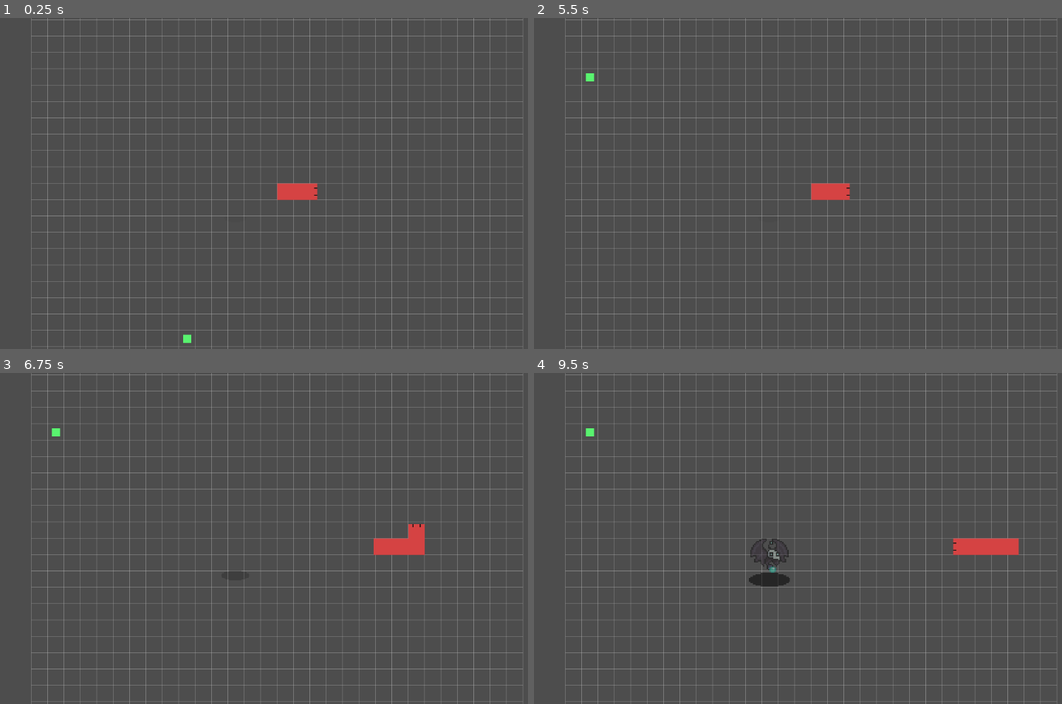
Above: before the commit, frames 1-4 (two rows, left to right).
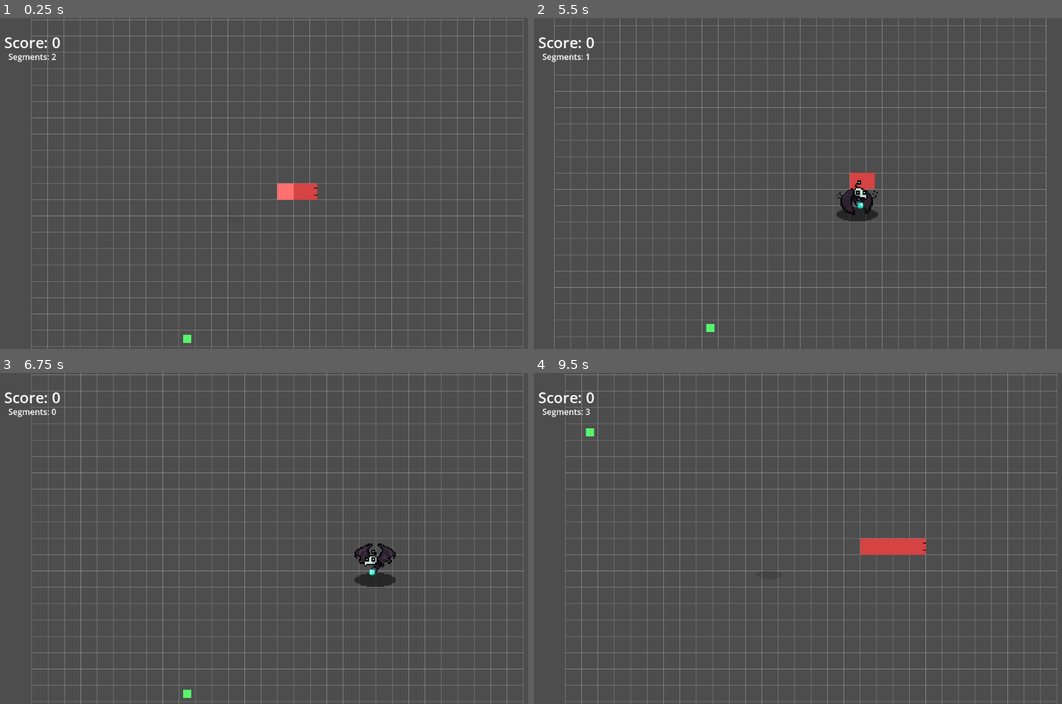
Above: after the commit, the same moments.

Repository: Morogox/Snakes2
Game: Godot game, scene res://Scenes/main.tscn
Two runs of this game, one before a commit and one after it. Both use one fixed random seed, a clock stepped at 60 frames per second and the inputs below.
Inputs:
- Up to frame 1 (0.25 s): no input
- Up to frame 2 (5.5 s): tap Enter at 0.5 s; hold D (ui_right) 0.53-1.28 s; hold S (ui_down) 1.28-2.03 s; hold D (ui_right) 2.03-2.78 s; hold W (ui_up) 2.78-3.53 s; hold A (ui_left) 3.53-5.03 s; hold S (ui_down) from 5.03 s (still down)
- Up to frame 3 (6.75 s): release S (ui_down) at 5.78 s; hold D (ui_right) 5.78-6.53 s; hold W (ui_up) from 6.53 s (still down)
- Up to frame 4 (9.5 s): release W (ui_up) at 7.28 s; hold D (ui_right) 7.28-8.03 s; hold S (ui_down) 8.03-8.78 s; hold A (ui_left) from 8.78 s (still down)

The runs differ from the first frame. In frame 1, 0.4% of the frame differs, in the area x 0-56%, y 5-56%; in frame 2, 13%, in the area x 0-100%, y 0-100%; in frame 3, 5.9%; in frame 4, 2.0%.

Commit message:
1.15.0.0 | UI labels, proper death

Diff:
--- a/Scenes/enemy1.tscn
+++ b/Scenes/enemy1.tscn
@@ -184,11 +184,10 @@
 script = ExtResource("1_mxdow")
 bullet_scene = ExtResource("2_apx2k")
 
-[node name="Sprite2D" type="Sprite2D" parent="."]
+[node name="shadow" type="Sprite2D" parent="."]
 modulate = Color(1, 1, 1, 0.498039)
 z_index = -1
 position = Vector2(0, 5)
-scale = Vector2(1, 1)
 texture = ExtResource("3_tq1cn")
 
 [node name="AnimatedSprite2D" type="AnimatedSprite2D" parent="."]
--- a/Scenes/main.tscn
+++ b/Scenes/main.tscn
@@ -10,6 +10,7 @@
 [ext_resource type="PackedScene" uid="uid://csqdxlwc033d0" path="res://Scenes/enemy_spawner.tscn" id="6_344ge"]
 [ext_resource type="Script" uid="uid://nmp20eyxrq4q" path="res://Scripts/grid_manager.gd" id="7_6bp64"]
 [ext_resource type="Script" uid="uid://cl3dtkoptk5vl" path="res://Scripts/item_handler.gd" id="8_344ge"]
+[ext_resource type="Script" uid="uid://bbtf3g5ukn7d5" path="res://Scripts/hud.gd" id="11_d1ilt"]
 
 [sub_resource type="RectangleShape2D" id="RectangleShape2D_cjwfd"]
 size = Vector2(31, 31)
@@ -38,6 +39,9 @@
 
 [sub_resource type="WorldBoundaryShape2D" id="WorldBoundaryShape2D_kry3j"]
 distance = -128.0
+
+[sub_resource type="LabelSettings" id="LabelSettings_hptm8"]
+font_size = 29
 
 [node name="main" type="Node2D"]
 script = ExtResource("1_bo1nx")
@@ -91,4 +95,30 @@
 [node name="Camera2D" type="Camera2D" parent="."]
 script = ExtResource("4_jjvhh")
 
+[node name="CanvasLayer" type="CanvasLayer" parent="."]
+
+[node name="HUD" type="Control" parent="CanvasLayer"]
+layout_mode = 3
+anchors_preset = 0
+offset_right = 40.0
+offset_bottom = 40.0
+script = ExtResource("11_d1ilt")
+
+[node name="ScoreLabel" type="Label" parent="CanvasLayer/HUD"]
+layout_mode = 0
+offset_left = 43.0
+offset_top = 28.0
+offset_right = 247.0
+offset_bottom = 68.0
+text = "Score: 0"
+label_settings = SubResource("LabelSettings_hptm8")
+
+[node name="SegmentsLabel" type="Label" parent="CanvasLayer/HUD"]
+layout_mode = 0
+offset_left = 51.0
+offset_top = 64.0
+offset_right = 145.0
+offset_bottom = 87.0
+text = "Segments: 3"
+
 [connection signal="body_entered" from="Handlers/SnakeHead" to="Handlers/SnakeHead" method="_on_body_entered"]
--- /dev/null
+++ b/Scenes/score_popup.tscn
@@ -0,0 +1,11 @@
+[gd_scene load_steps=2 format=3 uid="uid://bkhrs0ma3d7fe"]
+
+[ext_resource type="Script" uid="uid://dsuahm6dq5gdh" path="res://Scripts/score_popup.gd" id="1_6333m"]
+
+[node name="ScorePopup" type="Node2D"]
+script = ExtResource("1_6333m")
+
+[node name="Label" type="Label" parent="."]
+offset_right = 121.0
+offset_bottom = 25.0
+text = "PLACE HOLDER"
--- a/Scripts/enemy_1.gd
+++ b/Scripts/enemy_1.gd
@@ -33,10 +33,10 @@
 
 var friction := 2000 # pixels/sec^2
 
-signal death(points: int)
+signal death(points: int, loc: Vector2)
 signal drop_item_here(type: String, loc: Vector2)
 
-@export var base_score = 100
+@export var base_score = 50
 
 @export var movement = true
 var drop_item := true
@@ -79,6 +79,7 @@
 					if randi_range(1, 20) == 20:  # 5% chance to enter
 						_enter_spam_mode()
 			_change_sprite("shooting")
+			movement = false
 			#_shoot()
 			shoot_delay = randf_range(shoot_delay_base, shoot_delay_base + shoot_delay_variation)
 			shoot_timer = 0.0
@@ -128,7 +129,7 @@
 			collision_mask &= ~(1 << 0)  # remove layer 1 (snake)
 			collision_layer &= ~(1 << 4) # remove layer 5 (enemies)
 			z_index = 0
-			emit_signal("death", base_score)
+			emit_signal("death", base_score, position)
 			_check_drops()
 			await get_tree().create_timer(2).timeout
 			await flash_disappear(4, 0.1)
@@ -211,11 +212,10 @@
 
 func _on_animated_sprite_2d_animation_finished() -> void:
 	if sprite.animation == "shooting":
+		movement = true
 		_change_sprite("default")
 
 
 func _on_frame_changed() -> void:
-	print("FUNCTION CALLED")
 	if sprite.frame == 10 and sprite.animation == "shooting":
-		print("condition called")
 		_shoot()
--- a/Scripts/enemy_handler.gd
+++ b/Scripts/enemy_handler.gd
@@ -29,5 +29,5 @@
 	var amt = randi_range(min_time, max_time)
 	_spawn_enemy(amt, 1)
 
-func _enemy_killed(score: int):
-	emit_signal("enemy_killed", score)
+func _enemy_killed(score: int, loc: Vector2):
+	emit_signal("enemy_killed", score, loc)
--- /dev/null
+++ b/Scripts/hud.gd
@@ -0,0 +1,17 @@
+extends Control
+@onready var score_label = $ScoreLabel
+@onready var segments_label = $SegmentsLabel
+var score: int = 0
+var segments: int = 0
+func _ready():
+	Handler.score_manager.connect("score_changed", set_score)
+	Handler.snake_head.connect("segments_update", set_segments)
+	set_score(0)
+
+func set_score(value: int):
+	score = value
+	score_label.text = "Score: " + str(score)
+
+func set_segments(value: int):
+	segments = value
+	segments_label.text = "Segments: " + str(segments)
--- a/Scripts/item.gd
+++ b/Scripts/item.gd
@@ -6,7 +6,7 @@
 var item_type: String
 var item_key: String
 
-signal destroyed(key: String)
+signal destroyed(key: String, loc : Vector2)
 
 func setup(i_key: String, item_data: Dictionary):
 	item_type = item_data.get("type", "apple")
@@ -21,5 +21,5 @@
 		$Sprite2D.texture = sprite_texture
 
 func destroy():
-	emit_signal("destroyed", item_key)
+	emit_signal("destroyed", item_key, position)
 	queue_free()
--- a/Scripts/item_handler.gd
+++ b/Scripts/item_handler.gd
@@ -1,20 +1,20 @@
 extends Node2D
 
-signal apple_eaten(points: int)
+signal apple_eaten(points: int, loc: Vector2)
 
 var item_map = {
 	"apple_1": {
 		"type": "apple",
 		"value": 1,
 		"sprite": preload("res://Sprites/apple.png"),
-		"points": 100,
+		"points": 10,
 		"respawnable": true
 	},
 	"apple_2": {
 		"type": "apple",
 		"value": 2,
 		"sprite": preload("res://Sprites/apple2.png"),
-		"points": 100,
+		"points": 20,
 		"respawnable": false
 	}
 }
@@ -108,11 +108,11 @@
 	Handler.grid_manager.set_cell(found_cell, 2)
 	item.position = Handler.grid_manager.grid_origin + found_cell * Handler.grid_manager.GRID_SIZE + Handler.grid_manager.CELL_OFFSET
 
-func _item_destroyed(key: String):
+func _item_destroyed(key: String, loc: Vector2):
 	var data = item_map.get(key, null)
 	match data.get("type"):
 		"apple":
-			emit_signal("apple_eaten", data.get("points"))
+			emit_signal("apple_eaten", data.get("points"), loc)
 
 	if data.get("respawnable"):
 		spawn_item_random(key)
--- a/Scripts/score_manager.gd
+++ b/Scripts/score_manager.gd
@@ -1,18 +1,32 @@
 extends Node2D
 var curr_score := 0
+@onready var score_popup_scene = preload("res://Scenes/score_popup.tscn")
+signal score_changed(val : int)
 
 func _ready():
 	Handler.register(name.to_snake_case(), self)
 	Handler.enemy_handler.enemy_killed.connect(_enemy_score)
 	Handler.item_handler.apple_eaten.connect(_apple_score)
 
-func add(amount: int, multiplier: int):
+func add(amount: int, multiplier: int, loc: Vector2):
+	if multiplier <= 0:
+		multiplier = 1
 	amount *= multiplier
 	curr_score += amount
+	spawn_score_label(amount, loc)
 	print("Current Score: ", curr_score)
+	emit_signal("score_changed", curr_score)
 
-func _apple_score(score: int):
-	add(score, 1)
+func _apple_score(score: int, loc: Vector2):
+	add(score, Handler.snake_head.segments.size(), loc)
 
-func _enemy_score(score: int):
-	add(score, Handler.snake_head.segments.size())
+func _enemy_score(score: int, loc: Vector2):
+	add(score, Handler.snake_head.segments.size(),loc)
+
+func spawn_score_label(value: int, pos: Vector2):
+	print(pos)
+	var popup = score_popup_scene.instantiate()
+	popup.position = pos
+	get_tree().get_root().get_node("main").add_child(popup)
+
+	popup.set_text(str(value))
--- /dev/null
+++ b/Scripts/score_popup.gd
@@ -0,0 +1,19 @@
+extends Node2D
+
+@onready var label = get_node("Label")
+func _ready():
+	label.pivot_offset = label.size / 2
+	# Make it fade and float upward, then destroy itself
+	var tween = create_tween()
+	tween.tween_property(self, "position:y", position.y - 20, 1.0).set_trans(Tween.TRANS_SINE)
+	tween.parallel().tween_property(self, "modulate:a", 0.0, 1.0)
+	await tween.finished
+	queue_free()
+
+
+func set_text(value: String):
+	if int(value) >= 1000:
+		label.modulate = Color.YELLOW
+	else:
+		label.modulate = Color.WHITE
+	label.text = value
--- a/Scripts/snake_head.gd
+++ b/Scripts/snake_head.gd
@@ -6,6 +6,7 @@
 
 const SEGMENT_TEXTURE = preload("res://Sprites/snakeSegment.png")
 const SEGMENT_TURN_TEXTURE = preload("res://Sprites/snakeSegmentTest.png")
+const DEATH_TEXTURE = preload("res://Sprites/sSnakeHead_dead.png")
 
 @export var move_delay_default = 0.15  # Squares per frame
 var move_delay = move_delay_default
@@ -62,7 +63,9 @@
 
 var flash_time := 0.05   # how long to show the flash (seconds)
 
-
+var is_dead = false
+
+signal segments_update(count: int)
 func _deferred_rdy():
 	# Set snake to the center of the grid
 	snake_pos = Vector2(floor(Handler.grid_manager.grid_width / 2), floor(Handler.grid_manager.grid_height / 2))
@@ -84,12 +87,15 @@
 
 	_grow(starting_segments)
 
-	Handler.register(name.to_snake_case(), self)
+
 
 func _ready():
 	call_deferred("_deferred_rdy")
+	Handler.register(name.to_snake_case(), self)
 
 func _process(delta):
+	if is_dead:
+		return
 	move_timer += delta
 	move_progress = move_timer/move_delay
 	_handle_input()
@@ -188,11 +194,6 @@
 	var script = load("res://Scripts/snake_segment.gd")
 	seg.set_script(script)
 
-	# Debug: Check what we actually instantiated
-	#print("Segment type: ", seg.get_class())
-	#print("Segment script: ", seg.get_script())
-	#print("Has signal: ", seg.has_signal("segment_destroyed"))
-
 	get_tree().get_root().get_node("main").add_child(seg)
 	seg.add_to_group("Segments")
 
@@ -205,11 +206,14 @@
 	seg.position = tail_pos
 	move_history.append(tail_pos)
 
+	segments[-1]._heal(1, 0.05 * (segments.size() - 1))
+
+	emit_signal("segments_update", segments.size())
 func _remove_tail_segment():
 	var tail_segment = segments[-1]
 
 	var tail_cell = Handler.grid_manager.pixel_to_cell(tail_segment.position)
-	print("Removing segment index: end", "at cell:", tail_cell)
+	#print("Removing segment index: end", "at cell:", tail_cell)
 	Handler.grid_manager.set_cell(tail_cell, 0)
 
 	tail_segment.queue_free()
@@ -227,8 +231,9 @@
 
 func _grow(amount:=1):
 	pending_growth += amount
-	for seg in segments:
-		seg._heal(amount)
+	for idx in range(segments.size()):
+		segments[idx]._heal(1, 0.05 * idx)
+
 
 # Moves the snake one step on the grid.
 # - Updates the move_history to track the head and segments positions.
@@ -335,12 +340,31 @@
 	bullet.damage = damage  # pass damage to bullet
 	bullet.b_speed = bullet_speed  # pass damage to bullet
 	get_tree().get_root().get_node("main").add_child(bullet)
-
 	get_node("/root/main/Camera2D").shake(50.0, 10.0)
 
+
 func _game_over():
-	if not invulnerable:
+	if not invulnerable and not is_dead:
+		is_dead = true
+		collision_layer = 0
+		$sSnakeHead.texture = DEATH_TEXTURE
+		get_node("/root/main/Camera2D").shake(100.0, 5.0)
+		await get_tree().create_timer(1.0).timeout
+		if segments.size() > 0:
+			_remove_segment(segments[0])
+		await _death_animation()
+		await get_tree().create_timer(2.0).timeout
+
+		#TODO INSERT MAKING DEATH SCREEN APPEAR HERE
 		get_tree().change_scene_to_file("res://scenes/main.tscn")
+
+func _death_animation():
+	# Play tween animation
+	var tween = create_tween()
+	tween.set_parallel(true)
+	tween.tween_property(self, "scale", Vector2(1.5, 1.5), 0.2)
+	tween.tween_property(self, "modulate:a", 0.0, 0.2)
+	await tween.finished  # await completion
 
 # Called when a segment is destroyed by enemy fire
 func _remove_segment(segment: Area2D):
@@ -352,6 +376,7 @@
 		remove_segment_logical(seg)  # remove immediately
 		seg.destroy_this_segment(0.05 * idx)  # stagger tween start
 
+	emit_signal("segments_update", segments.size())
 
 	## If all segments are destroyed, game over
 	#if segments.size() == 0:
--- a/Scripts/snake_segment.gd
+++ b/Scripts/snake_segment.gd
@@ -12,6 +12,7 @@
 var damaged_color_max := Color(0.1, 0.1, 0.1)  # dark red
 
 func _ready():
+	sprite2.process_mode = Node.PROCESS_MODE_ALWAYS
 	add_to_group("Segments")
 
 func take_hit(damage: int = 1):
@@ -32,7 +33,6 @@
 	var original_color = sprite.modulate  # Save current color
 	var original_color2 = sprite2.modulate
 	for i in count:
-		print("flash loop called")
 		sprite.modulate = Color(3, 3, 3, 1)  # Super bright!
 		sprite2.modulate = Color(3, 3, 3, 1)
 		await get_tree().create_timer(interval).timeout
@@ -40,6 +40,26 @@
 		sprite.modulate = original_color  # back to original color
 		sprite2.modulate = original_color2
 		await get_tree().create_timer(interval).timeout
+
+func flash_hit_smooth(count: int = 3, interval: float = 0.05) -> void:
+	var original_color = sprite.modulate
+	var original_color2 = sprite2.modulate
+	var flash_color = Color(3, 3, 3, 1)
+
+	for i in count:
+		# Tween to bright color
+		var tween = create_tween()
+		tween.set_parallel(true)
+		tween.tween_property(sprite, "modulate", flash_color, interval)
+		tween.tween_property(sprite2, "modulate", flash_color, interval)
+		await tween.finished
+
+		# Tween back to original color
+		tween = create_tween()
+		tween.set_parallel(true)
+		tween.tween_property(sprite, "modulate", original_color, interval)
+		tween.tween_property(sprite2, "modulate", original_color2, interval)
+		await tween.finished
 
 func destroy_this_segment(delay: float = 0.0) -> void:
 	collision_layer = 0  # stop collisions immediately
@@ -59,6 +79,10 @@
 	if area.is_in_group("EnemyBullet"):
 		take_hit(0)
 
-func _heal(amt: int) -> void:
+func _heal(amt: int, delay: float = 0.0) -> void:
+	if delay > 0:
+		await get_tree().create_timer(delay).timeout
+
 	hp = clamp(hp + amt, 0, max_hp)
 	_update_color()
+	flash_hit_smooth(1,0.1)
Not shown: 1 places in Scenes/main.tscn that only renumber resources
Not shown, added: Scripts/hud.gd.uid
Not shown, added: Scripts/score_popup.gd.uid
Binary file added: Sprites/sSnakeHead_dead.png
Not shown, added: Sprites/sSnakeHead_dead.png.import
